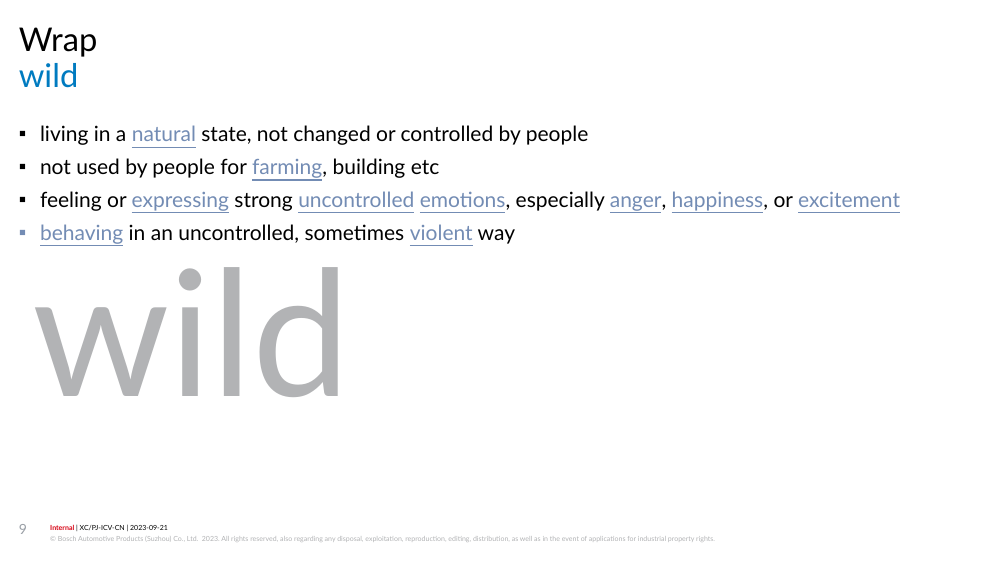
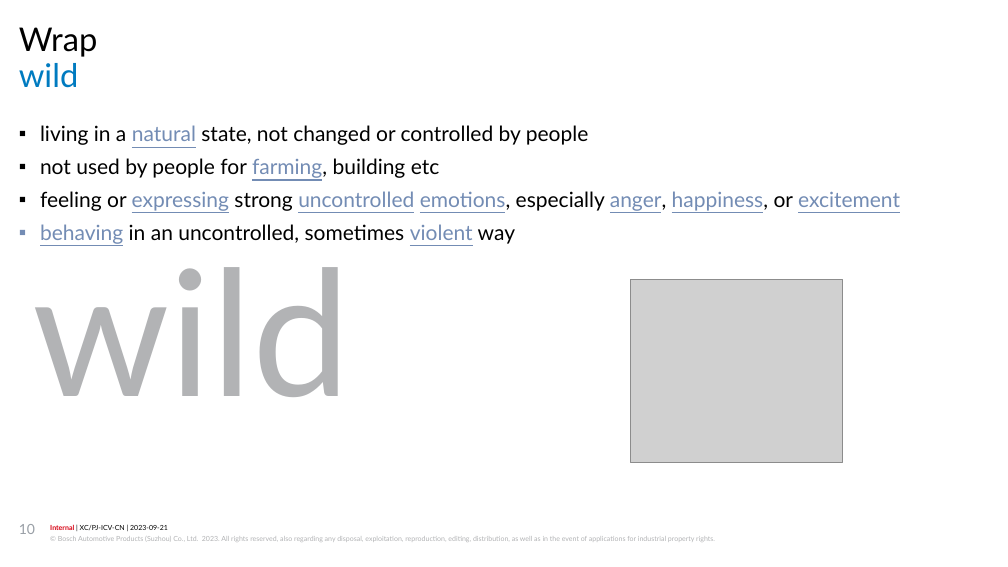
Before and after one commit to jiangyigithub/atomic-habit, a slide deck: slide 10 of longman 3000.pptx (slide 9 before the commit). Drawn at 1008x567 pixels with LibreOffice and Linux fonts; fonts in the diff are those of the drawing; grey boxes stand for pictures; background and template pictures are left out. Boxes give left, top, right and bottom in pixels: in the first picture for what was removed or moved away, otherwise in the second. Text is boxed around its words. In the diff, an @@ line names an element or a change of style, - is before the commit and + after.

```diff
--- a/longman 3000.pptx
+++ b/longman 3000.pptx
@@ picture added at <box>631,280,843,463</box> @@
@@ page number at <box>19,524,35,534</box>: text changed @@
-9
+10
```
Also in this commit, not shown: 10 other slides changed.
